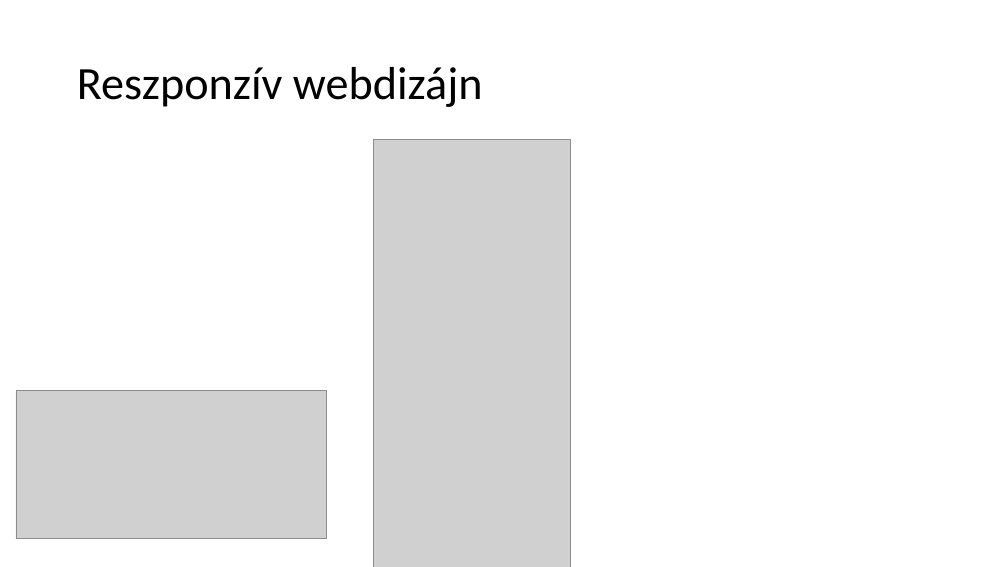
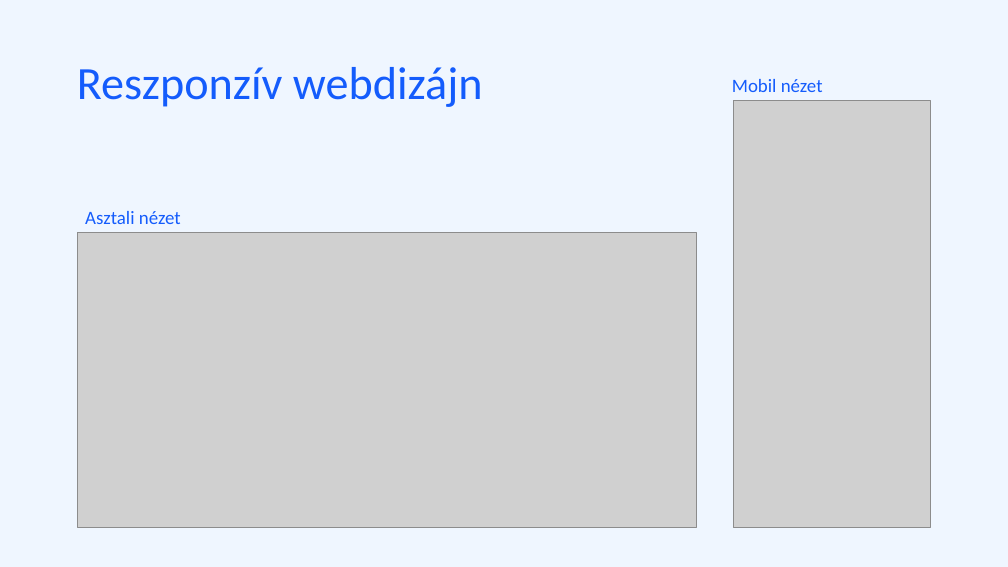
Before and after one commit to nagygabor123/vizsgaremek, a slide deck: slide 10 of Dokumentacio/Eloadas.pptx. Drawn at 1008x567 pixels with LibreOffice and Linux fonts; fonts in the diff are those of the drawing; grey boxes stand for pictures. Boxes give left, top, right and bottom in pixels: in the first picture for what was removed or moved away, otherwise in the second. Text is boxed around its words. In the diff, an @@ line names an element or a change of style, - is before the commit and + after.

```diff
--- a/Dokumentacio/Eloadas.pptx
+++ b/Dokumentacio/Eloadas.pptx
@@ background #FFFFFF to #EFF6FF @@
@@ title "Reszponzív webdizájn" at [77, 67, 483, 107]: text colour #000000 to #145CFC @@
@@ text added at [732, 79, 823, 92], 18 pt, text #145CFC @@
+Mobil nézet
@@ picture: place and size @@
-picture at [374, 140, 571, 567]
+picture at [734, 101, 931, 528]
@@ picture: place and size @@
-picture at [16, 391, 327, 539]
+picture at [78, 233, 696, 528]
@@ text added at [85, 211, 181, 224], 18 pt, text #145CFC @@
+Asztali nézet
```
Also in this commit, not shown: 7 other slides changed, 2 slides added, 2 slides removed.
